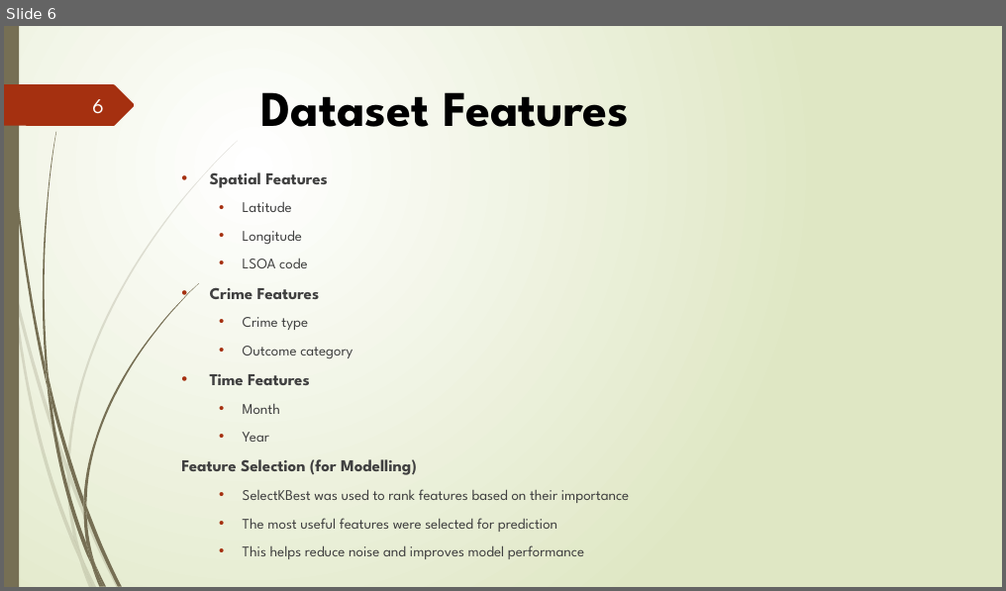
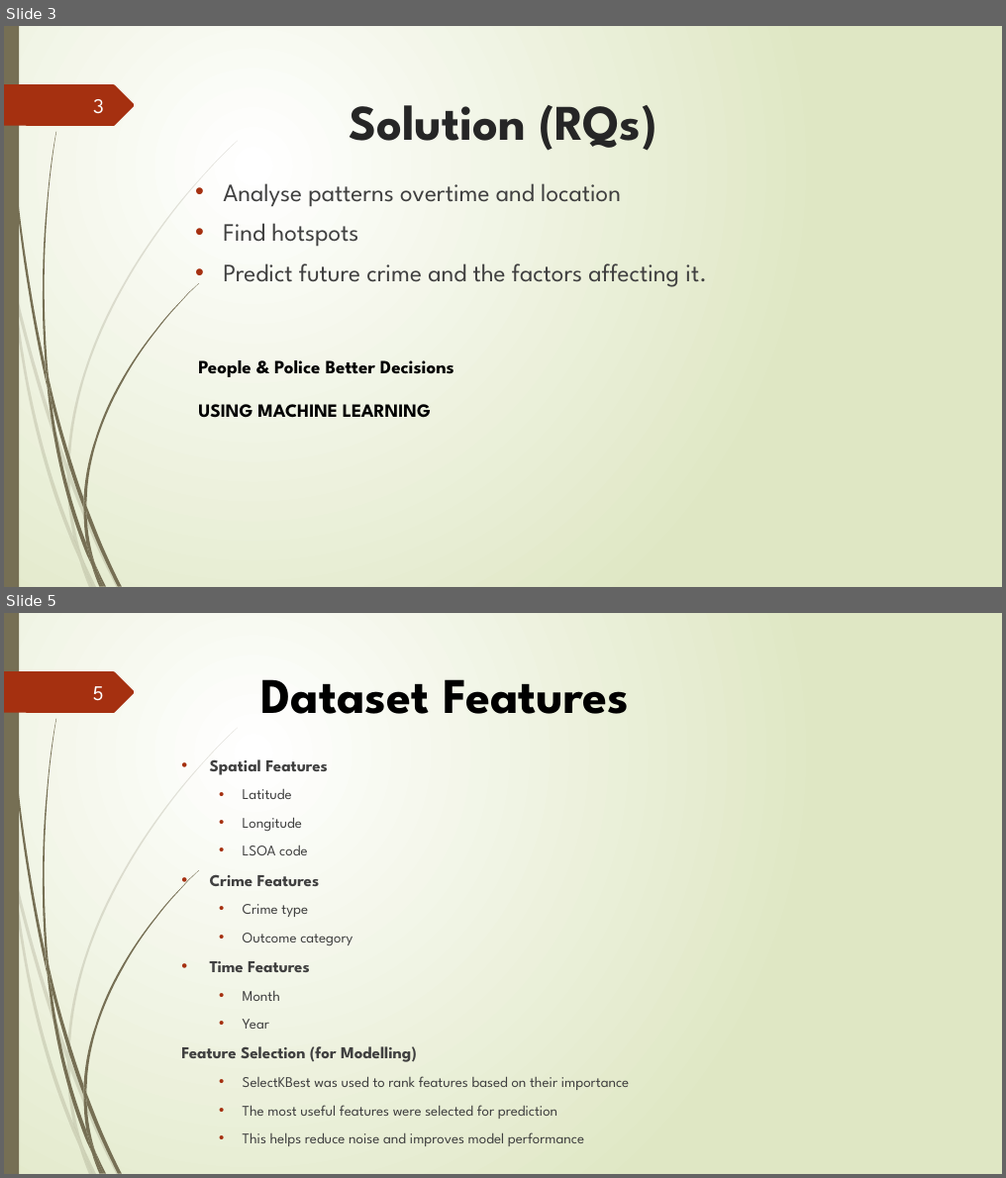
Before and after one commit to ruslan-durrani/herts-ds-project-24079307, a slide deck: Presentation Document ppt.pptx. Shown one above the other, each under a label of ours: slide 6 before the commit, slides 3 and 5 after it; the slides between them are not shown. The pictures are 1006x591 and 1006x1178 pixels, drawn with LibreOffice and Linux fonts; fonts in the diff are those of the drawing. Boxes give left, top, right and bottom in pixels: in the first picture for what was removed or moved away, otherwise in the second. Text is boxed around its words. In the diff, an @@ line names an element or a change of style, - is before the commit and + after.

```diff
--- a/Presentation Document ppt.pptx
+++ b/Presentation Document ppt.pptx
@@ slide 3 added at bbox=[4, 26, 1002, 587], background gradient #FFFFFF to #DFE8C4; not listed: 24 template elements that a slide beside it also shows @@
@@ page number added at bbox=[93, 99, 104, 114], 20 pt, text #FEFFFF @@
+3
@@ title added at bbox=[349, 105, 656, 151], 48 pt, text #262626, bold @@
+Solution (RQs)
@@ text added at bbox=[223, 183, 707, 287], 24 pt, text #404040 @@
+• Analyse patterns overtime and location
+• Find hotspots
+• Predict future crime and the factors affecting it.
@@ text added at bbox=[198, 361, 454, 377], 18 pt, text #000000, bold @@
+People & Police Better Decisions
@@ text added at bbox=[198, 404, 431, 418], 18 pt, text #000000, bold @@
+USING MACHINE LEARNING
@@ what was slide 6 is now slide 5 @@
@@ page number at bbox=[93, 686, 104, 701]: text changed @@
-6
+5
```
Also in this commit, not shown: 13 slides changed, 2 other slides added, 4 slides removed, 1 other file.
